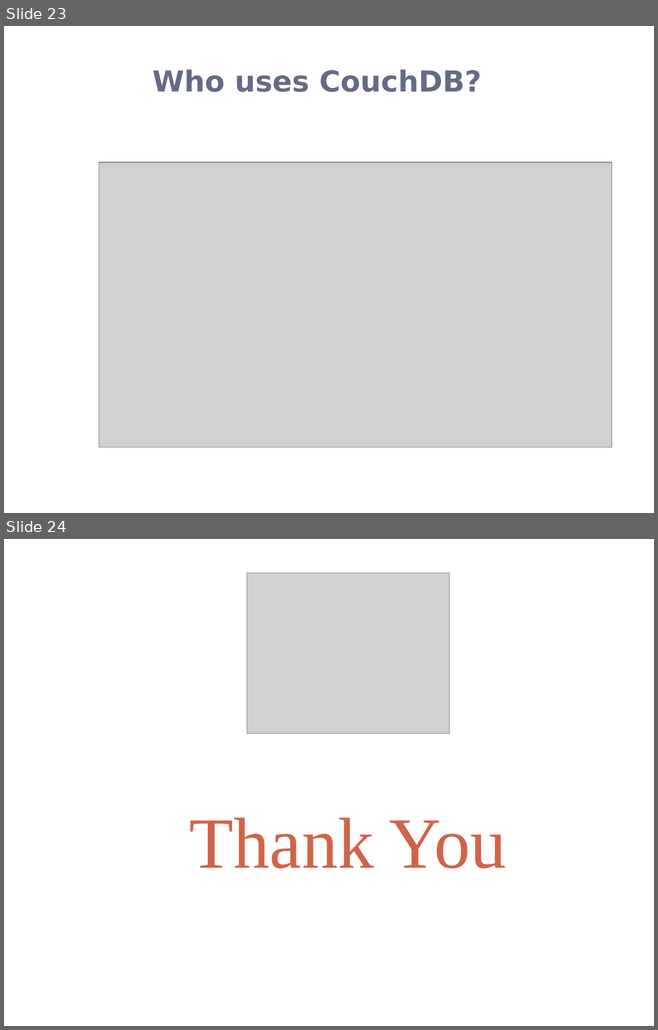
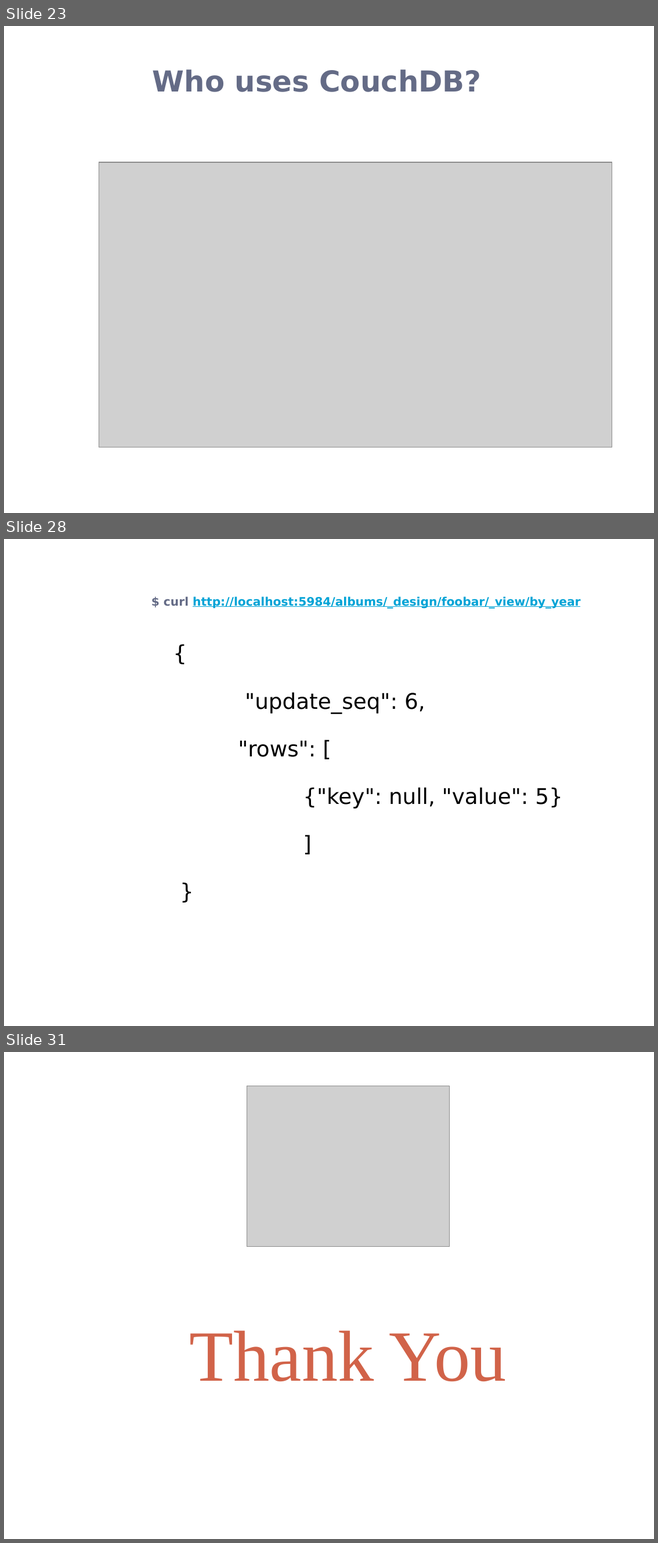
Before and after one commit to rohanz1993/Team_9_Heroku_Shopping_Cart_-_AWS_NoSQL_Service, a slide deck: Donita/CouchDB.pptx. Shown one above the other, each under a label of ours: slides 23 and 24 before the commit, slides 23, 28 and 31 after it; the slides between them are not shown. The pictures are 658x1030 and 658x1543 pixels, drawn with LibreOffice and Linux fonts; fonts in the diff are those of the drawing; grey boxes stand for pictures; background and template pictures are left out. Boxes give left, top, right and bottom in pixels: in the first picture for what was removed or moved away, otherwise in the second. Text is boxed around its words. In the diff, an @@ line names an element or a change of style, - is before the commit and + after.

```diff
--- a/Donita/CouchDB.pptx
+++ b/Donita/CouchDB.pptx
@@ slide 28 added at <box>4,539,654,1026</box>, background picture (left out) @@
@@ title added at <box>164,596,581,609</box>, 13 pt, text #00A3D6, bold, underline @@
+$ curl http://localhost:5984/albums/_design/foobar/_view/by_year
@@ text added at <box>238,692,563,809</box>, 24 pt, text #000000 @@
+{
+"update_seq": 6,
+"rows": [
+{"key": null, "value": 5}
+]
+}
@@ what was slide 24 is now slide 31 @@
```
Also in this commit, not shown: 6 other slides added.
